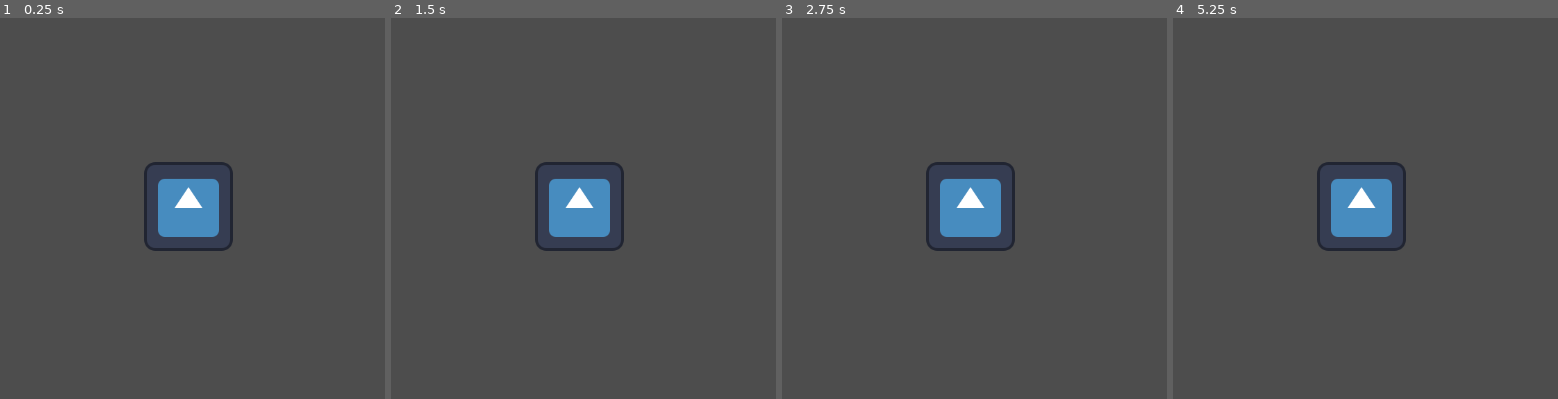
Above: before the commit, frames 1-4 (left to right).
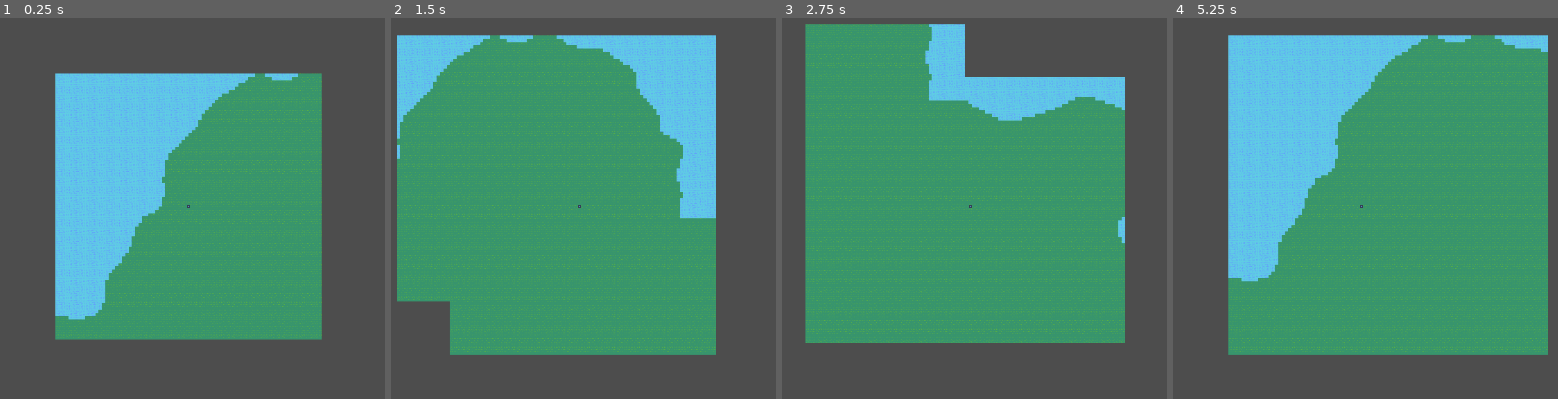
Above: after the commit, the same moments.

Repository: inexperienced-potat/sandbox
Game: Godot game, scene res://game.tscn
Two runs of this game, one before a commit and one after it. Both use one fixed random seed, a clock stepped at 60 frames per second and the inputs below. Before the commit the project starts from res://player/player.tscn. The engine's default icon, where the game draws it, is replaced by a stand-in: a white triangle on a blue panel in a dark square.
Inputs:
- Up to frame 1 (0.25 s): no input
- Up to frame 2 (1.5 s): tap Enter at 0.5 s; hold D (right) 0.53-1.28 s; hold S (down) from 1.28 s (still down)
- Up to frame 3 (2.75 s): release S (down) at 2.03 s; hold D (right) from 2.03 s (still down)
- Up to frame 4 (5.25 s): release D (right) at 2.78 s; hold W (up) 2.78-3.53 s; hold A (left) 3.53-5.03 s; hold S (down) from 5.03 s (still down)

The runs differ from the first frame. In frame 1, 49% of the frame differs, in the area x 14-84%, y 14-85%; in frame 2, 68%; in frame 3, 64%; in frame 4, 70%, in the area x 14-98%, y 4-89%.

Commit message:
unoptimized worldgen

Diff:
--- /dev/null
+++ b/game.tscn
@@ -0,0 +1,17 @@
+[gd_scene load_steps=3 format=3 uid="uid://340l33qyh1xf"]
+
+[ext_resource type="PackedScene" uid="uid://hc6d1t4mcgp7" path="res://map/map.tscn" id="1_s8mis"]
+[ext_resource type="PackedScene" uid="uid://dn3oo5syhncnd" path="res://player/player.tscn" id="2_nqk87"]
+
+[node name="Game" type="Node"]
+
+[node name="Map" parent="." instance=ExtResource("1_s8mis")]
+position = Vector2(-128, -128)
+
+[node name="Player" parent="." instance=ExtResource("2_nqk87")]
+scale = Vector2(0.1, 0.1)
+
+[node name="Camera2D" type="Camera2D" parent="Player"]
+zoom = Vector2(0.3, 0.3)
+
+[connection signal="changed_chunk" from="Player" to="Map" method="_on_player_changed_chunk"]
--- /dev/null
+++ b/map/chunk.gd
@@ -0,0 +1,19 @@
+extends Node
+
+class_name Chunk
+
+var position: Vector2i
+var data: Dictionary
+
+const CHUNK_SIZE: int = 16
+
+func _init(chunk_pos: Vector2i, noise_data: Dictionary):
+	position = chunk_pos
+	data = noise_data
+
+# converts world coordinates to chunk coordinates
+static func world_pos_to_chunk_pos(world_pos: Vector2) -> Vector2i:
+	return Vector2i(
+		round(world_pos.x * pow(Chunk.CHUNK_SIZE, -2)),
+		round(world_pos.y * pow(Chunk.CHUNK_SIZE, -2))
+	)
--- /dev/null
+++ b/map/map.tscn
@@ -0,0 +1,18 @@
+[gd_scene load_steps=5 format=3 uid="uid://hc6d1t4mcgp7"]
+
+[ext_resource type="Texture2D" uid="uid://04ju1cny55f7" path="res://map/test_tile.png" id="1_qabwe"]
+[ext_resource type="Script" path="res://map/world_gen.gd" id="2_rf2u0"]
+
+[sub_resource type="TileSetAtlasSource" id="TileSetAtlasSource_7lw8h"]
+texture = ExtResource("1_qabwe")
+0:0/0 = 0
+1:0/0 = 0
+
+[sub_resource type="TileSet" id="TileSet_kmgpr"]
+sources/0 = SubResource("TileSetAtlasSource_7lw8h")
+
+[node name="Map" type="TileMap"]
+tile_set = SubResource("TileSet_kmgpr")
+rendering_quadrant_size = 1
+format = 2
+script = ExtResource("2_rf2u0")
--- /dev/null
+++ b/map/world_gen.gd
@@ -0,0 +1,83 @@
+extends TileMap
+
+var world_data: Array[Chunk]
+var noise: FastNoiseLite = FastNoiseLite.new()
+var loaded_chunks: Dictionary
+
+const UNLOAD_CHUNKS_DISTANCE: int = 3
+const SURROUNDING_CHUNKS: int = 2
+
+func _ready():
+	noise.seed = 12345 #testing value, will be replaced by Time.get_unix_time_from_system()
+	noise.noise_type = FastNoiseLite.TYPE_PERLIN
+	noise.frequency = 0.005
+
+func generate_chunk(chunk_pos: Vector2i) -> Chunk:
+	var noise_data: Dictionary = {}
+
+	for y in range(0, Chunk.CHUNK_SIZE):
+		for x in range(0, Chunk.CHUNK_SIZE):
+			var noise_value = noise.get_noise_2d(Chunk.CHUNK_SIZE * chunk_pos.x + x, Chunk.CHUNK_SIZE * chunk_pos.y + y)
+			noise_data[Vector2i(x, y)] = -1 if noise_value < 0 else 1
+
+	var chunk: Chunk = Chunk.new(chunk_pos, noise_data)
+	return chunk
+
+func draw_chunk(chunk: Chunk) -> void:
+	for y in range(0, Chunk.CHUNK_SIZE):
+		for x in range(0, Chunk.CHUNK_SIZE):
+			#skip border tiles, just for chunk visualisation
+			#if x == 0 or x == 15 or y == 0 or y == 15:
+			#	continue
+
+			var tileset_coords = Vector2i(1, 0) if chunk.data[Vector2i(x, y)] == -1 else Vector2i(0, 0)
+
+			set_cell(0, Vector2i(Chunk.CHUNK_SIZE * chunk.position.x + x, Chunk.CHUNK_SIZE * chunk.position.y + y), 0, tileset_coords)
+
+func erase_chunk(chunk: Chunk) -> void:
+	for y in range(0, Chunk.CHUNK_SIZE):
+		for x in range(0, Chunk.CHUNK_SIZE):
+			erase_cell(0, Vector2i(Chunk.CHUNK_SIZE * chunk.position.x + x, Chunk.CHUNK_SIZE * chunk.position.y + y))
+
+func write_world_data(path: String):
+	# compress world_data
+	# save it in a file path
+	pass
+
+func read_world_data(path: String):
+	# read data from a save file at path
+	# decompress that data into world_data
+	pass
+
+func compress_data():
+	# compress world_data and return it
+	pass
+
+func decompress_data():
+	# decompress world_data and return it
+	pass
+
+func clear_distant_chunks(chunk_pos: Vector2i) -> void:
+	var chunk_positions = loaded_chunks.keys()
+
+	for pos: Vector2i in chunk_positions:
+		if abs(pos.x - chunk_pos.x) > UNLOAD_CHUNKS_DISTANCE or abs(pos.y - chunk_pos.y) > UNLOAD_CHUNKS_DISTANCE:
+			var unloaded_chunk: Chunk = loaded_chunks[pos]
+
+			erase_chunk(unloaded_chunk)
+			loaded_chunks.erase(pos)
+			unloaded_chunk.queue_free()
+
+# this function is called when player emits changed_chunk signal
+func _on_player_changed_chunk(new_pos: Vector2i) -> void:
+	for y in range(new_pos.y - SURROUNDING_CHUNKS, new_pos.y + SURROUNDING_CHUNKS + 1):
+		for x in range(new_pos.x - SURROUNDING_CHUNKS, new_pos.x + SURROUNDING_CHUNKS + 1):
+			var chunk_pos: Vector2i = Vector2i(x, y)
+
+			if chunk_pos not in loaded_chunks.keys():
+				var chunk: Chunk = generate_chunk(chunk_pos)
+
+				loaded_chunks[chunk_pos] = chunk
+				draw_chunk(chunk)
+
+	clear_distant_chunks(new_pos)
--- a/player/player.tscn
+++ b/player/player.tscn
@@ -3,18 +3,15 @@
 [ext_resource type="Script" path="res://player/player_movement.gd" id="1_2x6ly"]
 [ext_resource type="Texture2D" uid="uid://fihd82xyatg" path="res://icon.svg" id="2_j2i5n"]
 
-[sub_resource type="RectangleShape2D" id="RectangleShape2D_s4ldg"]
-size = Vector2(43, 48)
+[sub_resource type="RectangleShape2D" id="RectangleShape2D_argkq"]
 
 [node name="Player" type="CharacterBody2D"]
 script = ExtResource("1_2x6ly")
-movement_speed = 250
-
-[node name="CollisionShape2D" type="CollisionShape2D" parent="."]
-scale = Vector2(3, 2.7)
-shape = SubResource("RectangleShape2D_s4ldg")
+movement_speed = 1000.0
 
 [node name="Sprite2D" type="Sprite2D" parent="."]
 texture = ExtResource("2_j2i5n")
 
-[node name="Camera2D" type="Camera2D" parent="."]
+[node name="CollisionShape2D" type="CollisionShape2D" parent="."]
+scale = Vector2(6, 6)
+shape = SubResource("RectangleShape2D_argkq")
--- a/player/player_movement.gd
+++ b/player/player_movement.gd
@@ -1,9 +1,28 @@
 extends CharacterBody2D
 
-@export var movement_speed = 100
+signal changed_chunk(new_pos: Vector2i)
+
+@export var movement_speed: float = 100
+var direction: Vector2
+var chunk_pos: Vector2i = Vector2i(0, 0)
+var init: bool = true
 
 func _physics_process(delta):
+	velocity = direction * movement_speed * delta
 	move_and_collide(velocity)
+	check_chunk_pos()
 
-func _process(delta):
-	velocity = Input.get_vector("left", "right", "up", "down") * movement_speed * delta
+func check_chunk_pos():
+	if init:
+		changed_chunk.emit(chunk_pos)
+		init = false
+
+	var old_pos: Vector2i = chunk_pos
+	var new_pos: Vector2i = Chunk.world_pos_to_chunk_pos(position)
+
+	if old_pos != new_pos:
+		chunk_pos = new_pos
+		changed_chunk.emit(new_pos)
+
+func _process(_delta):
+	direction = Input.get_vector("left", "right", "up", "down")
--- a/project.godot
+++ b/project.godot
@@ -11,9 +11,13 @@
 [application]
 
 config/name="sandbox"
-run/main_scene="res://player/player.tscn"
+run/main_scene="res://game.tscn"
 config/features=PackedStringArray("4.2", "GL Compatibility")
 config/icon="res://icon.svg"
+
+[editor]
+
+version_control/plugin_name="git"
 
 [input]
 
Binary file added: map/test_tile.ase
Binary file added: map/test_tile.png
Not shown, added: map/test_tile.png.import
